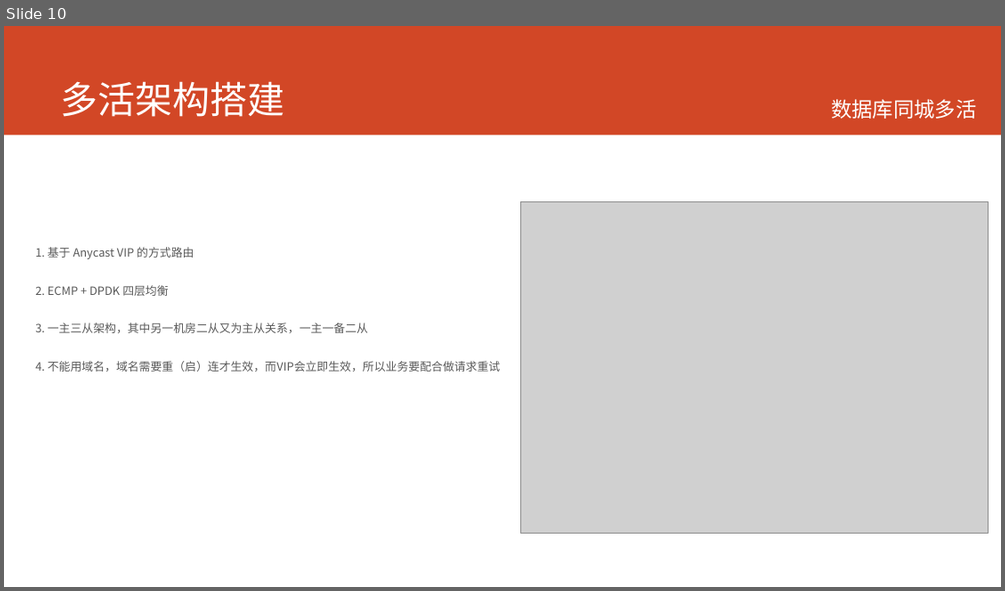
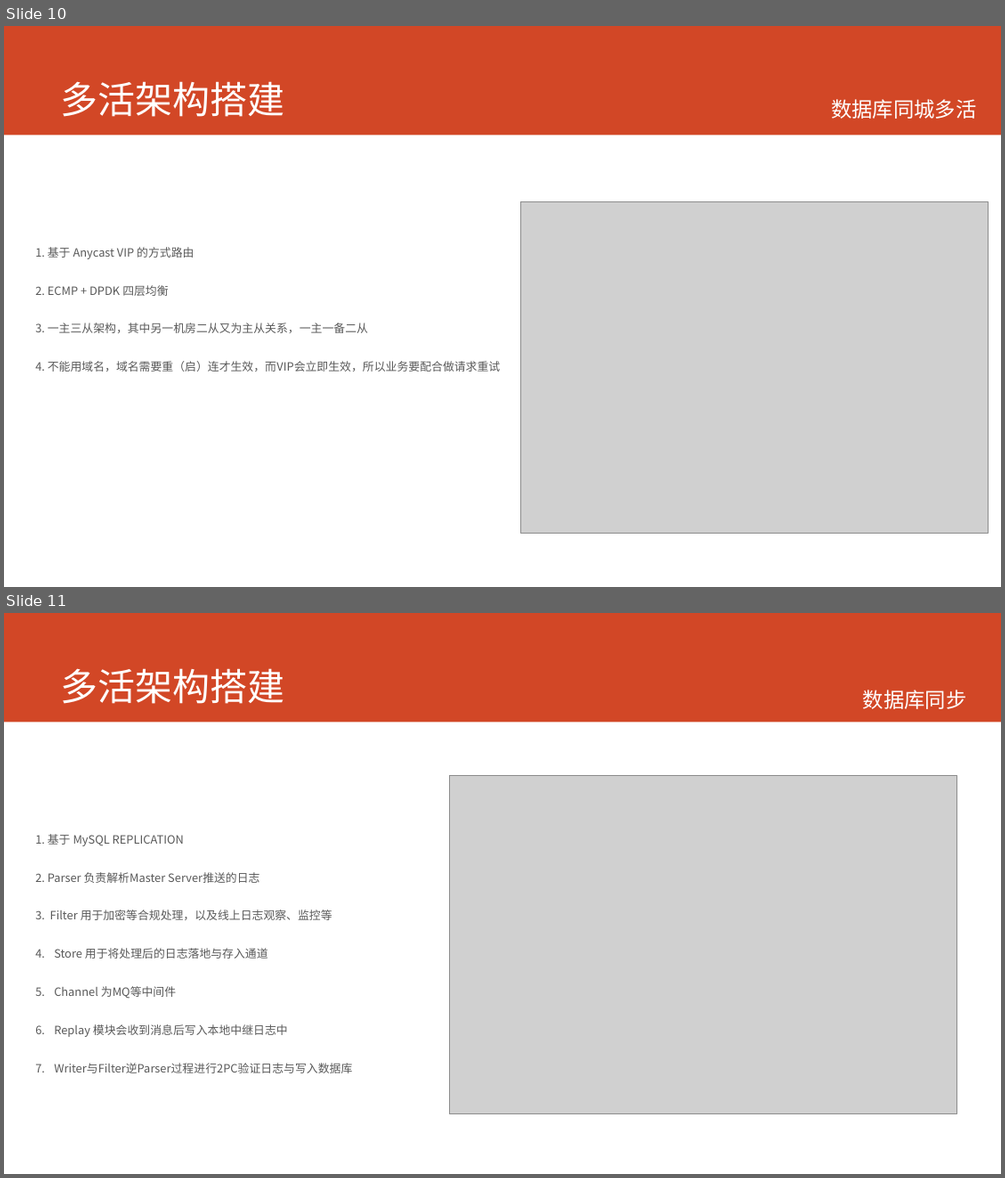
Before and after one commit to printfcoder/printfcoder, a slide deck: job/me/个人介绍.pptx. Shown one above the other, each under a label of ours: slide 10 before the commit, slides 10 and 11 after it. The pictures are 1005x591 and 1005x1178 pixels, drawn with LibreOffice and Linux fonts; fonts in the diff are those of the drawing; grey boxes stand for pictures. Boxes give left, top, right and bottom in pixels: in the first picture for what was removed or moved away, otherwise in the second. Text is boxed around its words. In the diff, an @@ line names an element or a change of style, - is before the commit and + after.

Commit message:
me

```diff
--- a/job/me/个人介绍.pptx
+++ b/job/me/个人介绍.pptx
@@ slide 11 added at [4, 613, 1001, 1174], background #FFFFFF; not listed: 1 template element that a slide beside it also shows @@
@@ title added at [61, 668, 285, 704], 36 pt, text #FFFFFF @@
+多活架构搭建
@@ text added at [863, 690, 967, 709], 20 pt, text #FFFFFF @@
+数据库同步
@@ picture added at [450, 775, 957, 1113] @@
@@ text added at [35, 834, 352, 1073], 11 pt, text #595959 @@
+1. 基于 MySQL REPLICATION
+2. Parser 负责解析Master Server推送的日志
+3. Filter 用于加密等合规处理，以及线上日志观察、监控等
+4. Store 用于将处理后的日志落地与存入通道
+5. Channel 为MQ等中间件
+6. Replay 模块会收到消息后写入本地中继日志中
+7. Writer与Filter逆Parser过程进行2PC验证日志与写入数据库
```
Also in this commit, not shown: 2 other slides added.
